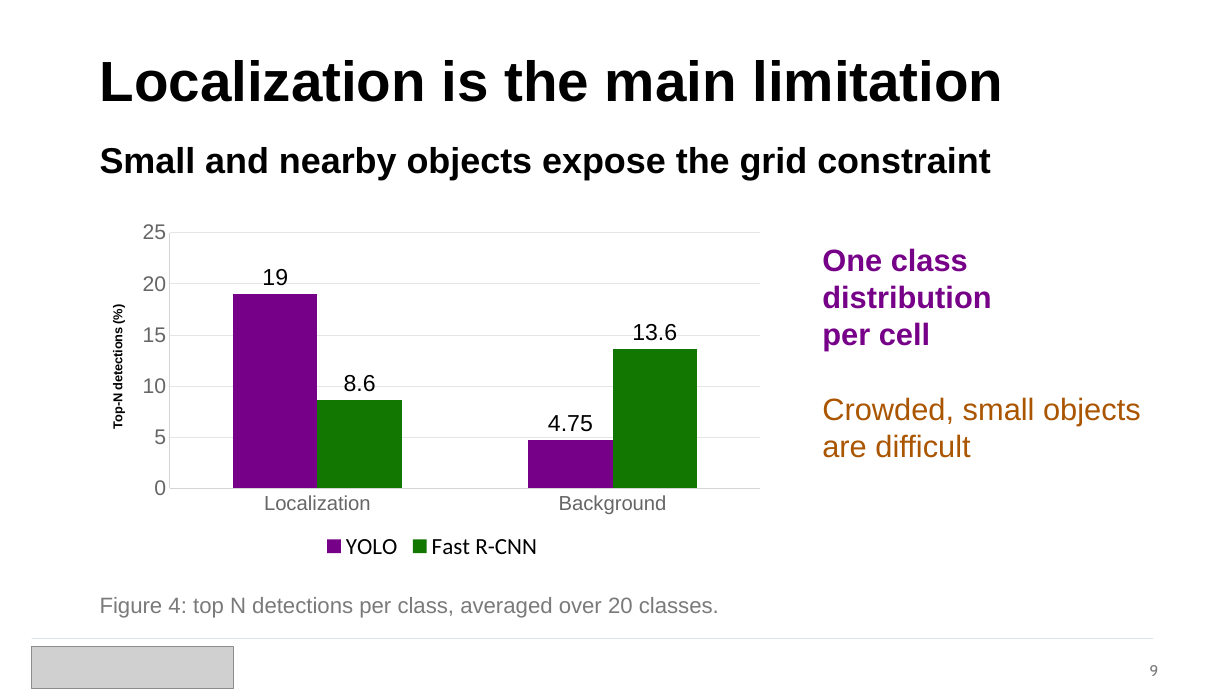
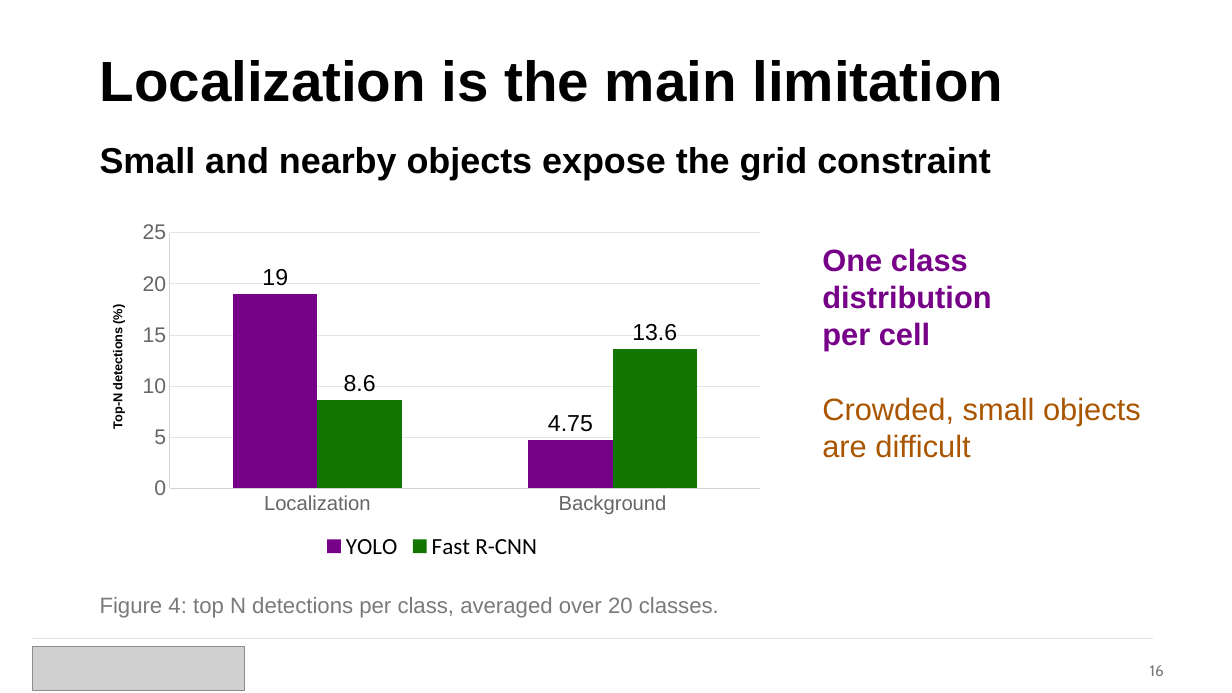
Before and after one commit to navrajkambo/EECE568_26-27, a slide deck: slide 16 of Paper Presentation/YOLO - UBC EECE 568.pptx (slide 9 before the commit). Drawn at 1232x693 pixels with LibreOffice and Linux fonts; fonts in the diff are those of the drawing; grey boxes stand for pictures. Boxes give left, top, right and bottom in pixels: in the first picture for what was removed or moved away, otherwise in the second. Text is boxed around its words. In the diff, an @@ line names an element or a change of style, - is before the commit and + after.

```diff
--- a/Paper Presentation/YOLO - UBC EECE 568.pptx
+++ b/Paper Presentation/YOLO - UBC EECE 568.pptx
@@ picture: place and size @@
-picture at (31,647,234,689)
+picture at (32,646,245,690)
@@ text at (1150,665,1164,676): text changed @@
-9
+16
```
Also in this commit, not shown: 14 other slides changed, 7 slides added, 1 other file.
